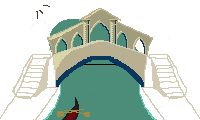
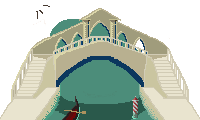
Layer changes from the first 200 x 120 image to the second:
added group "Palo" (1st of 2) with 2 layers above "Gondola" over [132, 96, 139, 119]
added layer "Luces" (1st of 2, in "Palo") in group "Palo" over [132, 98, 139, 119]
added layer "Palo" (2nd of 2, in "Palo") in group "Palo" over [132, 96, 139, 119]
painted on "Gondola" over [33, 55, 90, 120]
painted on "Edificios" over [30, 25, 169, 120]
added layer "Capa 6" in group "puente" over [53, 36, 148, 69]
added layer "Capa 5" in group "puente" over [53, 37, 147, 56]
painted on "Luces" (2nd of 2, in "puente") over [11, 14, 146, 120]
painted on "sombras" over [13, 51, 167, 120]
painted on "Capa 3" over [0, 14, 200, 120]
painted on "Capa 4" over [84, 64, 116, 65]
